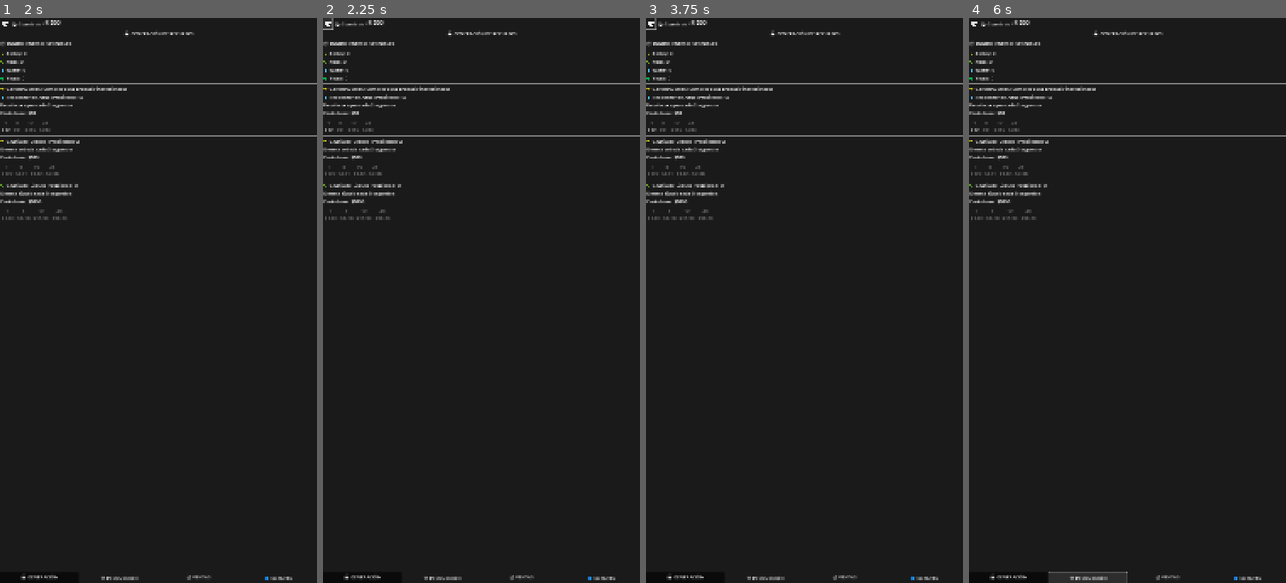
Above: before the commit, frames 1-4 (left to right).
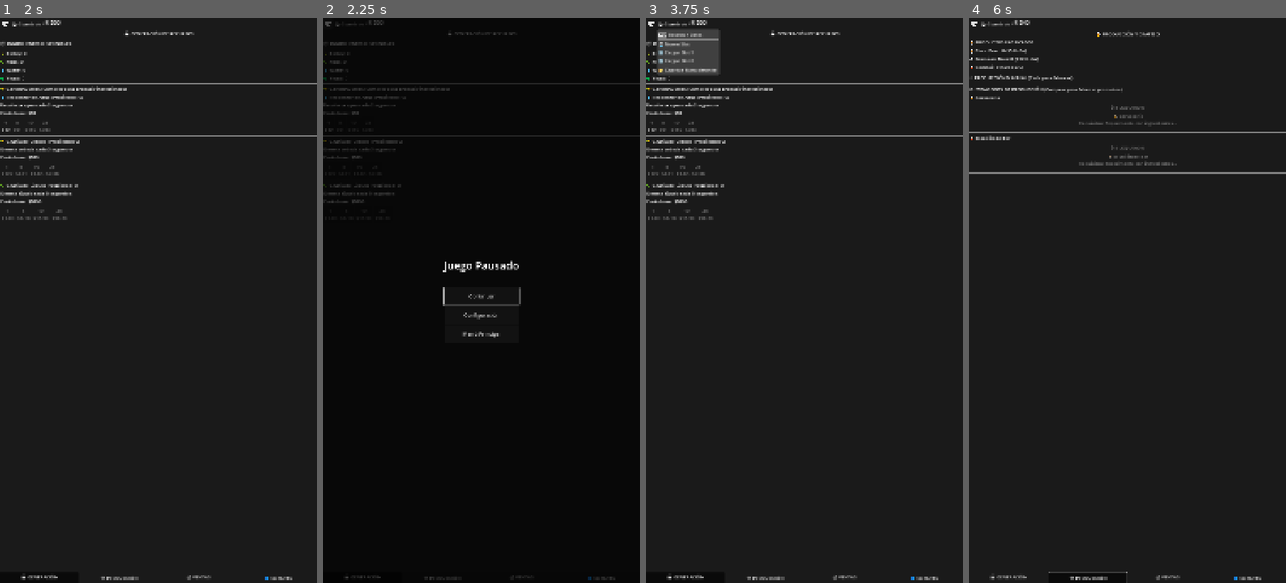
Above: after the commit, the same moments.

Repository: Kavalieri/bar-sik
Game: Godot game, scene res://scenes/SplashScreen.tscn
Two runs of this game, one before a commit and one after it. Both use one fixed random seed, a clock stepped at 60 frames per second and the inputs below.
Inputs (mouse positions are in pixels of both pictures, inside the frame that each line leads up to):
- Up to frame 1 (2 s): tap Enter at 0.5 s; move the mouse to (228, 272) at 0.52 s; click (228, 272) at 0.67 s; click "Iniciar Juego" at 1.25 s
- Up to frame 2 (2.25 s): click "⏸️" at 2 s
- Up to frame 3 (3.75 s): click (804, 294) at 2.75 s, where only the run after the commit has a clickable "Continuar"; click (671, 23) at 3.5 s, where only the run after the commit has a clickable "💾 Guardado"
- Up to frame 4 (6 s): click (975, 125) at 4.25 s, where only the run after the commit has a clickable "1 $10"; click (1007, 577) at 5 s, where only the run after the commit has a clickable "🏭 GENERACIÓN"; click (1086, 577) at 5.75 s, where only the run after the commit has a clickable "⚒️ PRODUCCIÓN"

Frame 1 is identical in both runs. In frame 2, 3.2% of the frame differs, in the area x 0-100%, y 0-100%; in frame 3, 1.5%; in frame 4, 4.0%.

Commit message:
⏸️ PAUSAS: Sistema de pausa completamente funcional
✅ Implementado menú de pausa:
• Botón pausa ahora muestra PauseMenu.tscn
• PauseMenu overlay con process_mode WHEN_PAUSED
• Botón Reanudar funciona correctamente (no reinicia escena)
• Botón ESC para reanudar rápido
• Navegación: Reanudar | Configuración | Menú Principal

🎮 Experiencia mejorada:
• Sin bloqueos - menú visible cuando se pausa
• Reanudación fluida sin perder progreso
• Controles intuitivos

Diff:
--- a/project/scripts/PauseMenu.gd
+++ b/project/scripts/PauseMenu.gd
@@ -32,7 +32,10 @@
 
 func _on_resume_pressed() -> void:
 	print("▶️ Reanudando juego")
-	Router.goto_scene("game")
+	# Despausar el juego
+	get_tree().paused = false
+	# Remover este menú de pausa
+	queue_free()
 
 
 func _on_settings_pressed() -> void:
--- a/project/scripts/core/GameController.gd
+++ b/project/scripts/core/GameController.gd
@@ -2,6 +2,9 @@
 class_name GameController
 ## GameController - Controlador principal del juego (versión ligera)
 ## Coordina managers y maneja la UI principal
+
+# Escenas precargadas
+const PAUSE_MENU_SCENE = preload("res://scenes/PauseMenu.tscn")
 
 @onready var tab_navigator: Control = $TabNavigator
 
@@ -239,8 +242,32 @@
 	print("📱 Cambiado a pestaña: %s" % tab_name)
 
 func _on_pause_pressed() -> void:
-	print("⏸️ Juego pausado")
-	get_tree().paused = not get_tree().paused
+	print("⏸️ Botón pausa presionado")
+
+	if get_tree().paused:
+		# Si ya está pausado, reanudar
+		print("▶️ Reanudando juego")
+		get_tree().paused = false
+		# Remover menú de pausa si existe
+		var pause_menu = get_node_or_null("PauseMenuOverlay")
+		if pause_menu:
+			pause_menu.queue_free()
+	else:
+		# Pausar y mostrar menú
+		print("⏸️ Juego pausado")
+		get_tree().paused = true
+		_show_pause_menu()
+
+func _show_pause_menu() -> void:
+	# Cargar y mostrar el menú de pausa
+	var pause_menu_instance = PAUSE_MENU_SCENE.instantiate()
+	pause_menu_instance.name = "PauseMenuOverlay"
+	pause_menu_instance.process_mode = Node.PROCESS_MODE_WHEN_PAUSED
+
+	# Añadir como overlay (encima de todo)
+	add_child(pause_menu_instance)
+
+	print("⏸️ Menú de pausa mostrado")
 
 func _on_reset_data_requested() -> void:
 	print("🗑️ Resetear datos solicitado")
